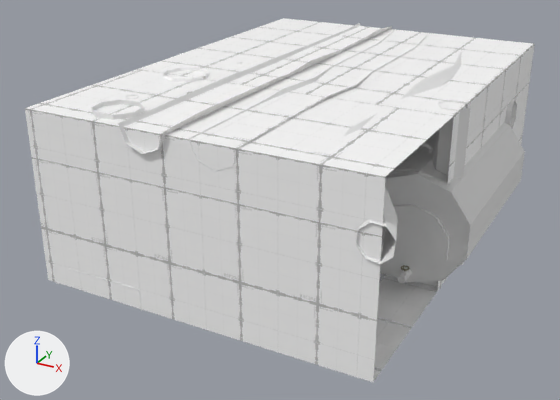
Before and after pictures for a commit that changed the FBX model GlazamiGeroya/Assets/_GlazamiGeroya/Models/iof_room/iof_room.fbx.
Before and after are seen from a 50 mm lens placed at (-1.21, -9.86, 7.37), pointed at (-6.42, -0.39, 2.64). Every picture has the same lights, and +X, +Y and +Z are marked at lower left. The picture after the commit comes second. Where no turn or scale is listed for an object, it has been applied to the vertices. Vertices at exactly the same position are counted once.

In view in the first picture: 'IOF', 'IOF_room', 'big_pipe_hor', 'big_pipe_hor.001', 'big_pipe_hor.002', 'big_pipe_ver', 'iof_deaerator', 'medium_pipe'.
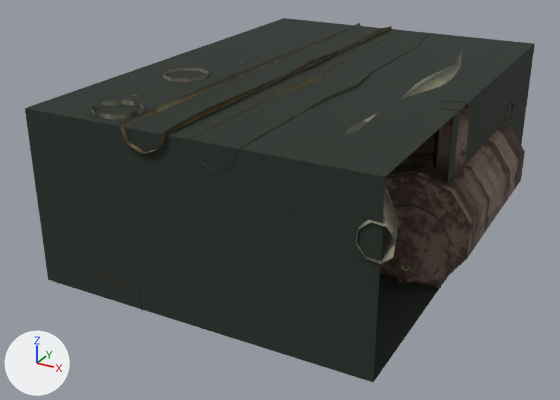
Where the change shows, as pixel boxes [x1, y1, x2, y2] in the pictures (560 x 400 px):
'IOF_room', recoloured (white to black): [25, 18, 535, 382] in both
'big_pipe_hor.002', recoloured: [118, 23, 392, 154] in both
'big_pipe_hor', recoloured: [344, 52, 462, 264] in both
'big_pipe_hor.001', recoloured: [189, 29, 425, 171] in both
'big_pipe_ver', recoloured (darker): [91, 100, 144, 120] in both
'medium_pipe', recoloured: [505, 100, 514, 125] in both
part 1 of me_cylinder_020, surface changed (grey to brown): [380, 100, 525, 288] in both
part 2 of me_cylinder_020, recoloured (white to brown): [380, 100, 525, 288] in both
part 3 of me_cylinder_015, recoloured: [126, 62, 242, 99] in both

The change in detail:
Picture 'pipes_texture.png' (img_pipes_texture_png) is new.
Picture 'something.png' (img_something_png) is new.
Picture 'iof_cisterns.png' (img_iof_cisterns_png) is new.
Material 'pipe_texture' (mat_pipe_texture) is new.
Its texture is img_pipes_texture_png (with its transparency).
Its roughness is 1.0.
Material 'iof_texture' (mat_iof_texture) is new.
Its texture is img_something_png (with its transparency).
Its roughness is 1.0.
Material 'iof_cistern' (mat_iof_cistern) is new.
Its texture is img_iof_cisterns_png (with its transparency).
Its roughness is 1.0.
Material 'Material.004' (mat_material_004) is new.
Its base color is (0.0198, 0.0275, 0.0204) (black #262e27).
Its roughness is 1.0.
me_cylinder_014 has 40 vertices, 28 faces and spans x -0.45..0.23, y -0.58..6.32, z 0.02..0.4.
me_cylinder_014 gains material mat_pipe_texture (picture img_pipes_texture_png).
me_scene_047 has 18 vertices, 14 faces and spans x -7.72..-2.89, y -6.72..0.14, z -1.11..1.34.
me_scene_047 no longer uses material mat_probuilderdefault.
me_scene_047 gains material mat_material_004 (black #262e27).
me_cylinder_015 is used by ob_iof; location (-7.47, -1.27, 3.35).
me_cylinder_015 had 324 vertices, 279 faces and spanned x -0.87..0.56, y -1.93..1.59, z -1.3..1.22.
me_cylinder_015 now has 306 vertices, 267 faces and spans x -0.57..0.43, y -0.99..1.45, z -0.97..1.22.
me_cylinder_015 part 3: 267 faces spanning x -0.57..0.43, y -0.99..1.45, z -0.97..1.22 switch from mat_probuilderdefault to mat_iof_texture (picture img_something_png).
Edits to the shape of me_cylinder_015 do not show in these pictures.
me_cylinder_008 has 32 vertices, 24 faces and spans x -0.31..0.37, y -0.39..0.31, z -0.44..1.76.
me_cylinder_008 gains material mat_pipe_texture (picture img_pipes_texture_png).
me_cylinder_025 is used by ob_medium_pipe; location (-4.62, 2.3, 2.66).
me_cylinder_025 had 114 vertices, 102 faces and spanned x -0.36..0.97, y -0.92..0.19, z -0.59..1.35.
me_cylinder_025 now has 114 vertices, 102 faces and spans x -0.36..0.91, y -0.92..0.19, z -0.59..1.35.
Edits to the shape of me_cylinder_025 do not show in these pictures.
me_cylinder_025 gains material mat_pipe_texture (picture img_pipes_texture_png).
me_cylinder_020 is used by ob_iof_deaerator; location (-3.84, -0.52, 4.14).
me_cylinder_020 had 568 vertices, 515 faces and spanned x -1.15..0.5, y -0.83..2.59, z -2.09..0.4.
me_cylinder_020 now has 568 vertices, 514 faces and spans x -1.15..0.5, y -0.83..2.59, z -2.07..0.4.
me_cylinder_020 part 1: 489 kept faces spanning x -1.15..0.5, y -0.83..2.59, z -2.07..0.4 get new texture (UV) coordinates.
me_cylinder_020 part 2: 514 faces spanning x -1.15..0.5, y -0.83..2.59, z -2.07..0.4 switch from no material to mat_iof_cistern (picture img_iof_cisterns_png).
Edits to the shape of me_cylinder_020 do not show in these pictures.
me_cylinder_001 has 35 vertices, 24 faces and spans x -0.52..0.45, y -1.74..5.11, z 0.04..0.41.
me_cylinder_001 gains material mat_pipe_texture (picture img_pipes_texture_png).
me_cylinder_010 has 120 vertices, 112 faces and spans x 1.71..3.03, y -1.96..4.91, z -0.6..0.44.
me_cylinder_010 gains material mat_pipe_texture (picture img_pipes_texture_png).
